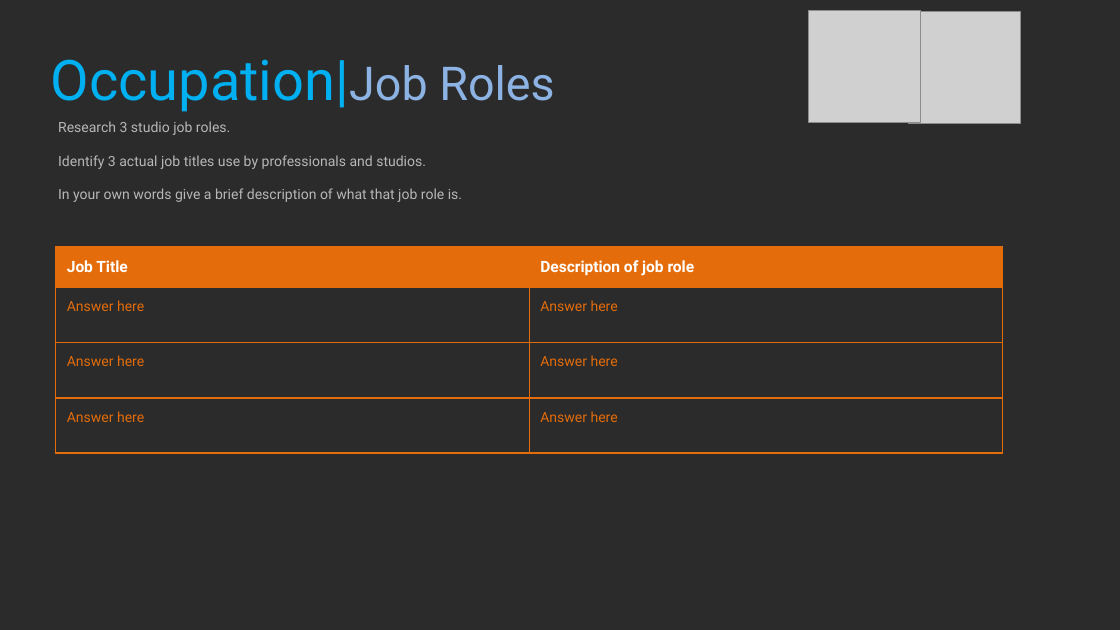
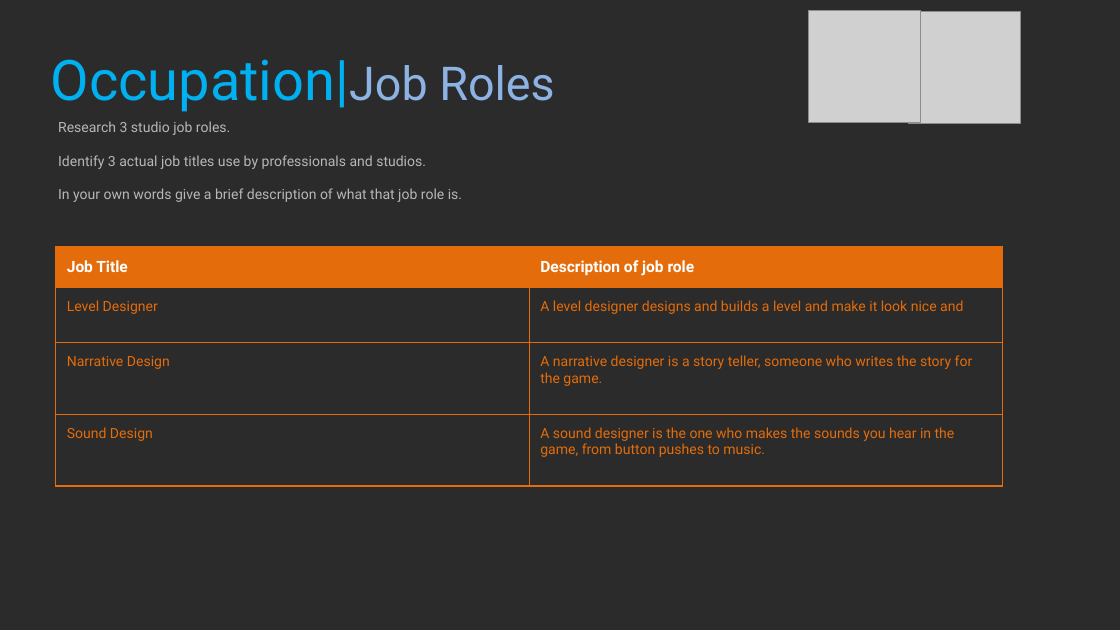
Before and after one commit to ApprovalG/Project_Sleuth, a slide deck: slide 16 of Game Design Workbook.pptx. Drawn at 1120x630 pixels with LibreOffice and Linux fonts; fonts in the diff are those of the drawing; grey boxes stand for pictures; background and template pictures are left out; a plain dark background stands for a picture behind light text. Boxes give left, top, right and bottom in pixels: in the first picture for what was removed or moved away, otherwise in the second. Text is boxed around its words. In the diff, an @@ line names an element or a change of style, - is before the commit and + after.

```diff
--- a/Game Design Workbook.pptx
+++ b/Game Design Workbook.pptx
@@ table at bbox=[56, 246, 1004, 489] @@
-row 2, column 1: Answer here
+row 2, column 1: Level Designer
-row 2, column 2: Answer here
+row 2, column 2: A level designer designs and builds a level and make it look nice and
-row 3, column 1: Answer here
+row 3, column 1: Narrative Design
-row 3, column 2: Answer here
+row 3, column 2: A narrative designer is a story teller, someone who writes the story for the game.
-row 4, column 1: Answer here
+row 4, column 1: Sound Design
-row 4, column 2: Answer here
+row 4, column 2: A sound designer is the one who makes the sounds you hear in the game, from button pushes to music.
```
Also in this commit, not shown: 7 other slides changed, 1 other file.
